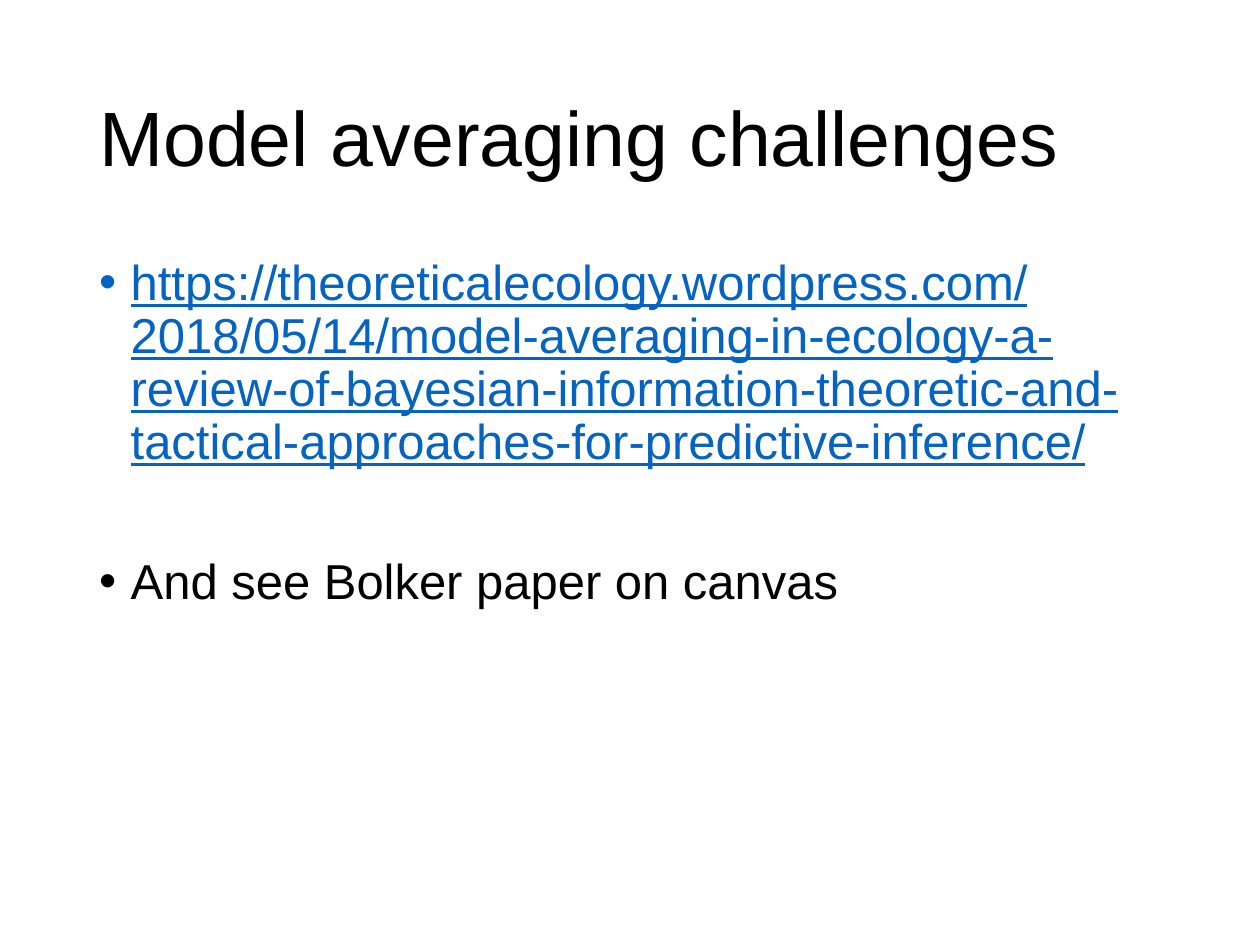
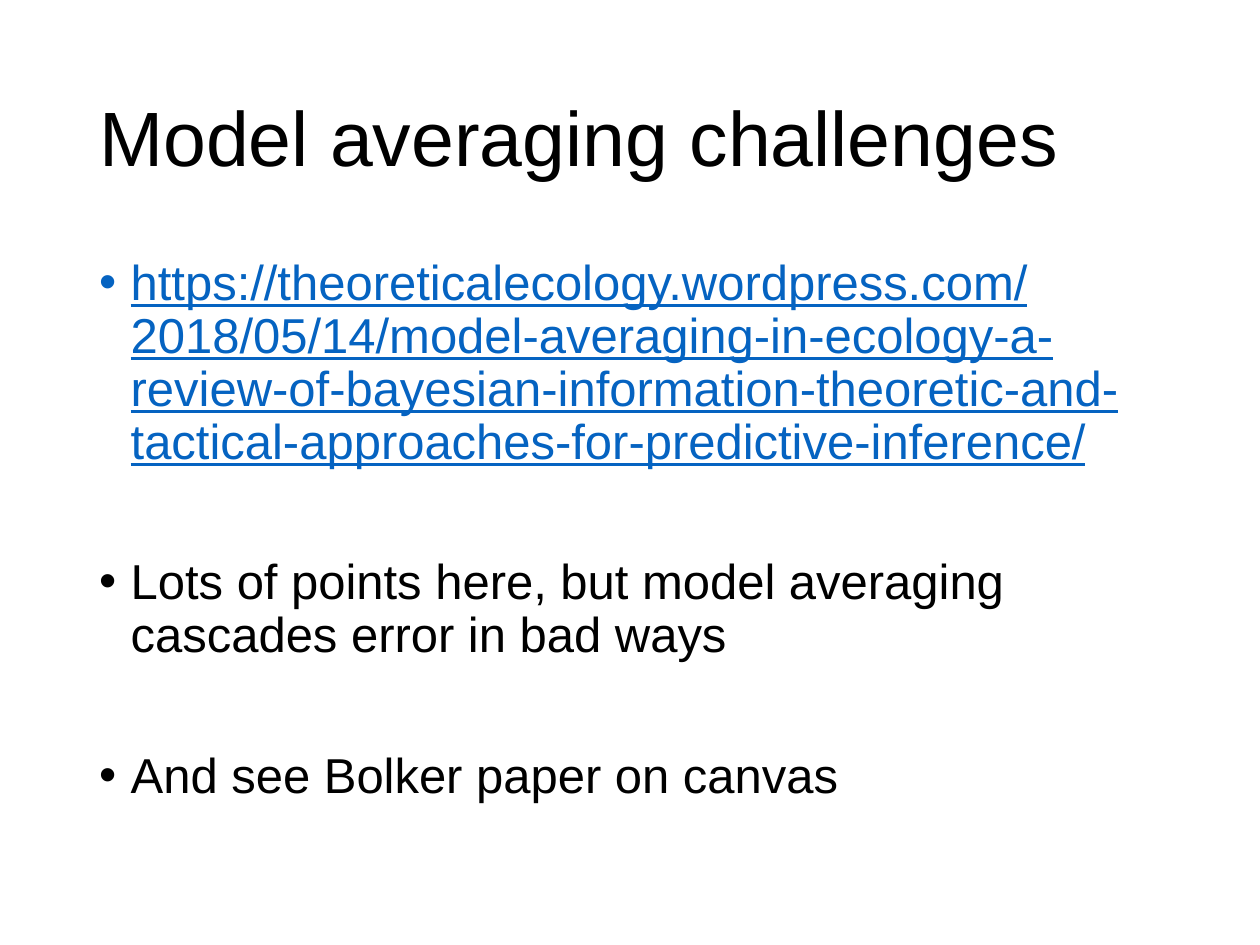
Before and after one commit to VTQuantMethodsEEB/klangwig, a slide deck: slide 32 of lectures/le111_model_selection.pptx. Drawn at 1260x945 pixels with LibreOffice and Linux fonts; fonts in the diff are those of the drawing. Boxes give left, top, right and bottom in pixels: in the first picture for what was removed or moved away, otherwise in the second. Text is boxed around its words. In the diff, an @@ line names an element or a change of style, - is before the commit and + after.

```diff
--- a/lectures/le111_model_selection.pptx
+++ b/lectures/le111_model_selection.pptx
@@ text at (x1=131, y1=563, x2=1004, y2=662): paragraph added @@
+• Lots of points here, but model averaging cascades error in bad ways
```
Also in this commit, not shown: 4 other slides changed, 3 other files.
